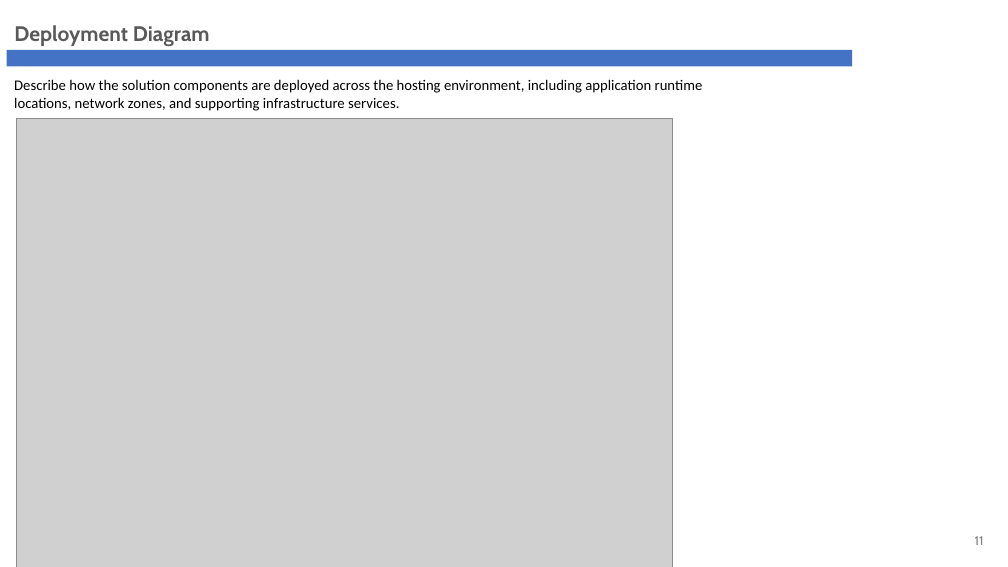
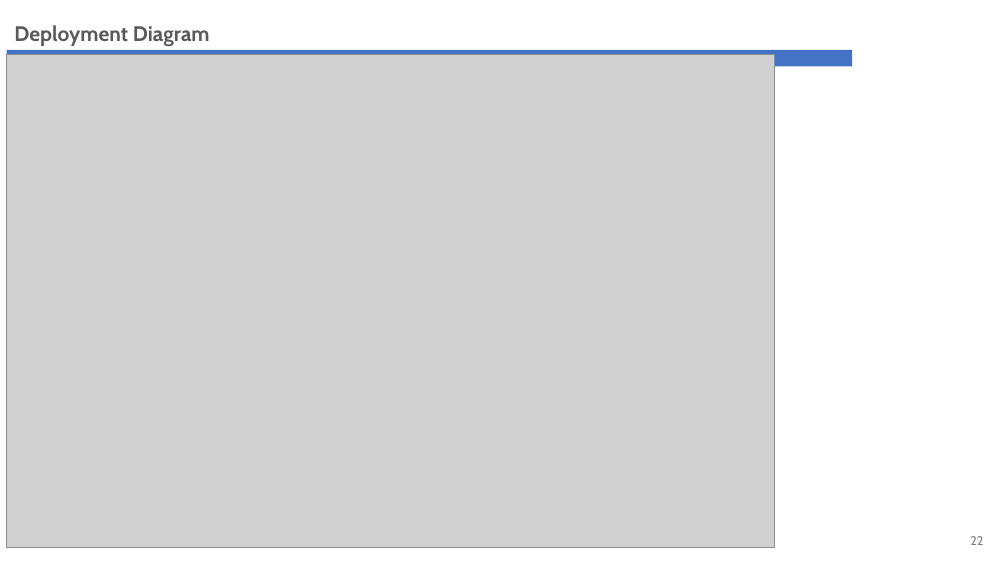
Before and after one commit to phyothuhan26/MySolutions, a slide deck: slide 22 of GandG_YPS/Presentation/G&G_Revamp_ARB.pptx (slide 11 before the commit). Drawn at 1008x567 pixels with LibreOffice and Linux fonts; fonts in the diff are those of the drawing; grey boxes stand for pictures; background and template pictures are left out. Boxes give left, top, right and bottom in pixels: in the first picture for what was removed or moved away, otherwise in the second. Text is boxed around its words. In the diff, an @@ line names an element or a change of style, - is before the commit and + after.

```diff
--- a/GandG_YPS/Presentation/G&G_Revamp_ARB.pptx
+++ b/GandG_YPS/Presentation/G&G_Revamp_ARB.pptx
@@ picture: place and size @@
-picture at <box>17,119,673,567</box>
+picture at <box>7,55,774,548</box>
@@ text removed at <box>14,79,703,111</box> @@
-Describe how the solution components are deployed across the hosting environment, including application runtime locations, network zones, and supporting infrastructure services.
@@ page number at <box>970,536,983,545</box>: text changed @@
-11
+22
```
Also in this commit, not shown: 3 other slides changed, 21 slides added, 16 slides removed, 16 other files.
